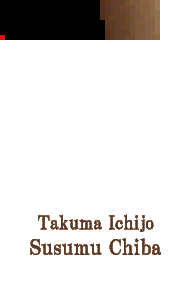
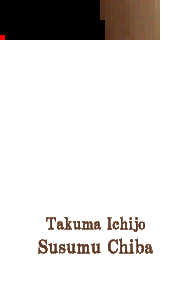
The second 192 x 296 image is a revision of the first. Changes to its layers:
painted on "Takuma Ichijo Susumu Chiba" over (x1=30, y1=214, x2=161, y2=255)
